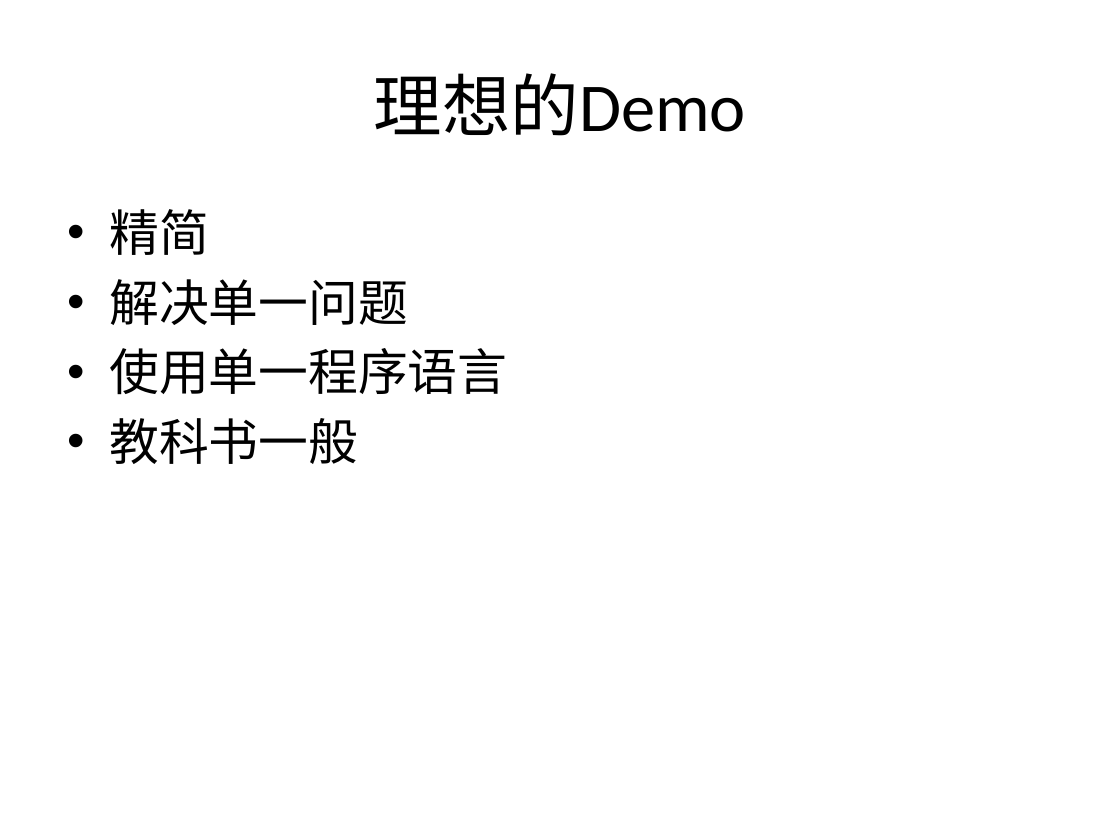
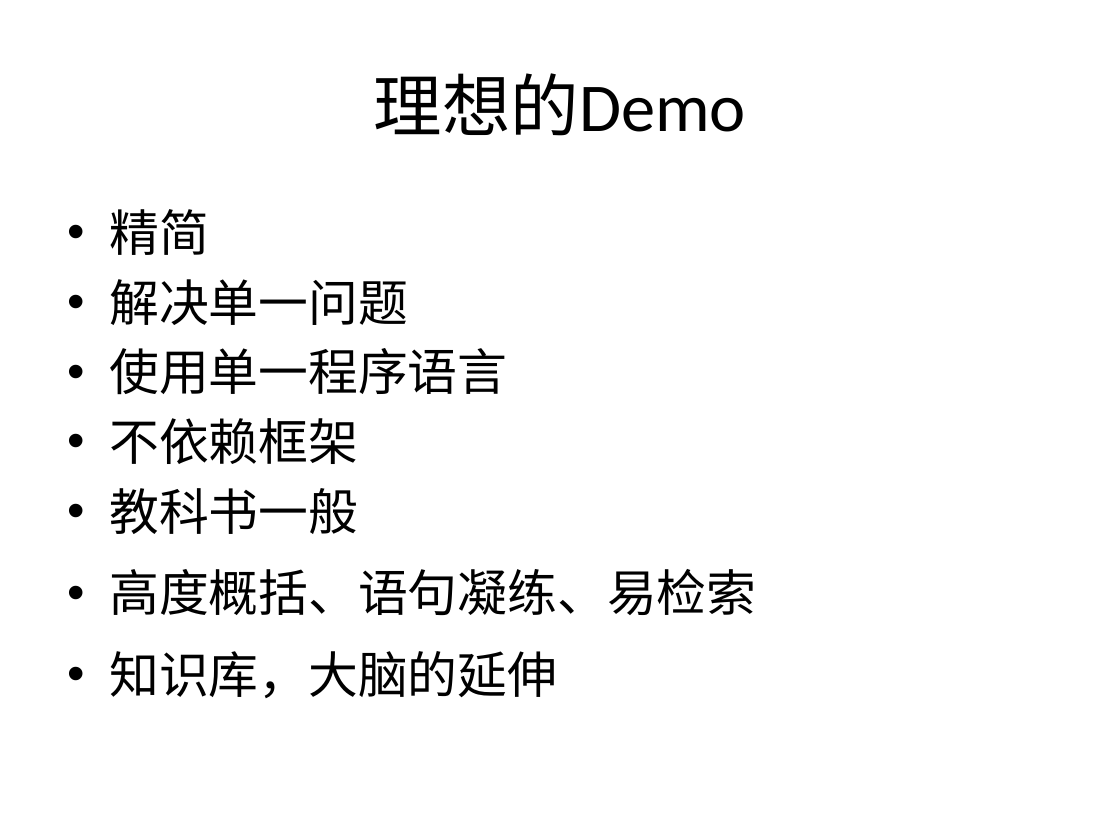
Before and after one commit to boubei-com/boubei-learn, a slide deck: slide 6 of doc/9.Demo的力量.pptx. Drawn at 1120x840 pixels with LibreOffice and Linux fonts; fonts in the diff are those of the drawing. Boxes give left, top, right and bottom in pixels: in the first picture for what was removed or moved away, otherwise in the second. Text is boxed around its words. In the diff, an @@ line names an element or a change of style, - is before the commit and + after.

```diff
--- a/doc/9.Demo的力量.pptx
+++ b/doc/9.Demo的力量.pptx
@@ text at <box>109,418,358,464</box>: paragraph added @@
+• 不依赖框架
@@ text at <box>109,569,756,698</box>: paragraphs added @@
+• 高度概括、语句凝练、易检索
+• 知识库，大脑的延伸
```
Also in this commit, not shown: 5 other slides changed, 1 slide added, 1 slide removed, 10 other files.
